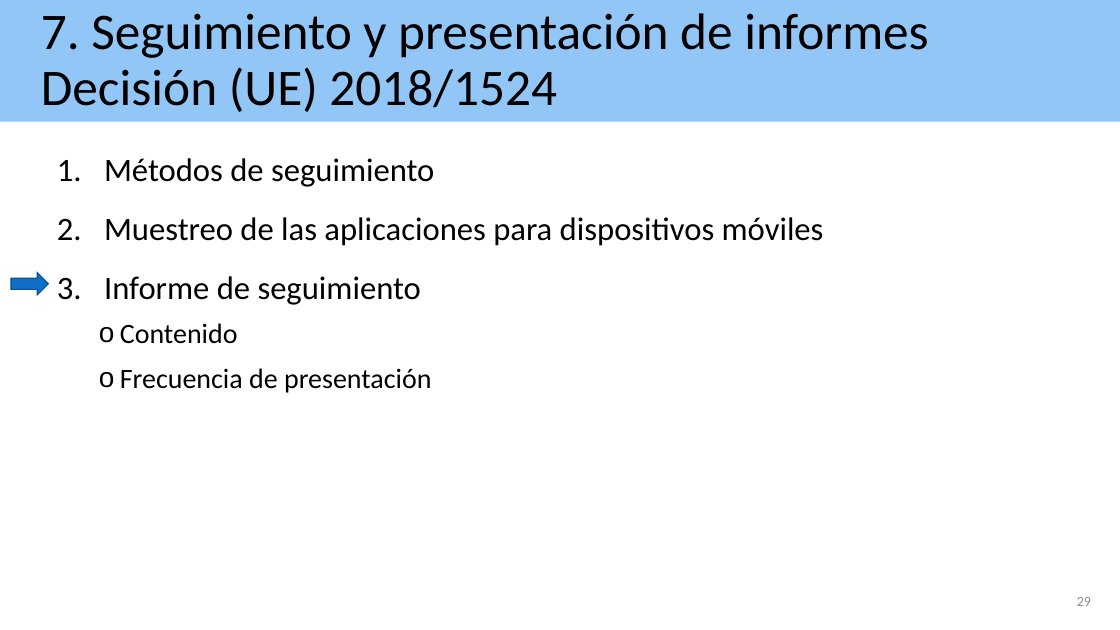
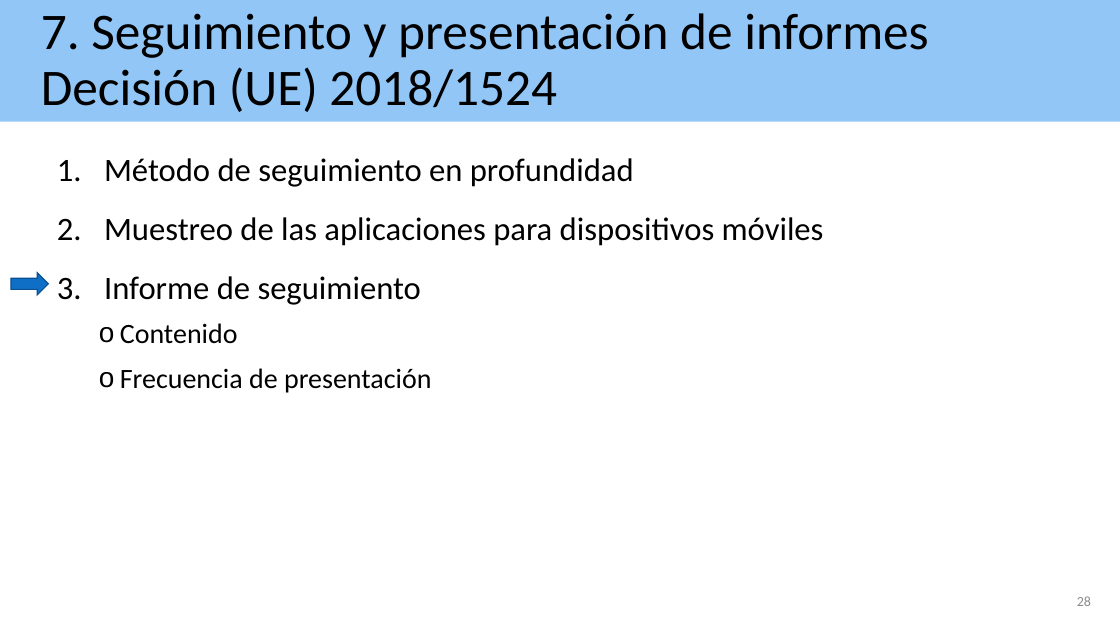
Before and after one commit to josehilera/accesibilidad, a slide deck: slide 28 of apps/Accesibilidad apps aplicando RD 1112 2018.pptx (slide 29 before the commit). Drawn at 1120x630 pixels with LibreOffice and Linux fonts; fonts in the diff are those of the drawing. Boxes give left, top, right and bottom in pixels: in the first picture for what was removed or moved away, otherwise in the second. Text is boxed around its words. In the diff, an @@ line names an element or a change of style, - is before the commit and + after.

```diff
--- a/apps/Accesibilidad apps aplicando RD 1112 2018.pptx
+++ b/apps/Accesibilidad apps aplicando RD 1112 2018.pptx
@@ text at [104,158,634,187]: text changed @@
-1. Métodos de seguimiento
+1. Método de seguimiento en profundidad
@@ page number at [1077,596,1091,606]: text changed @@
-29
+28
```
Also in this commit, not shown: 9 other slides changed, 1 slide removed, 4 other files.
